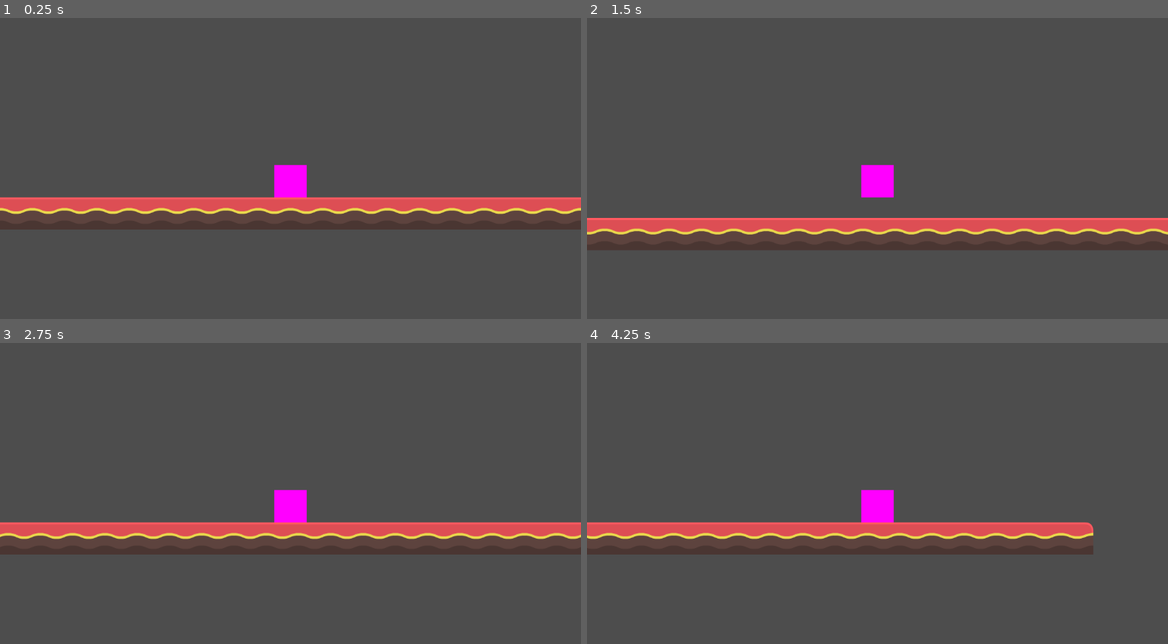
Above: before the commit, frames 1-4 (two rows, left to right).
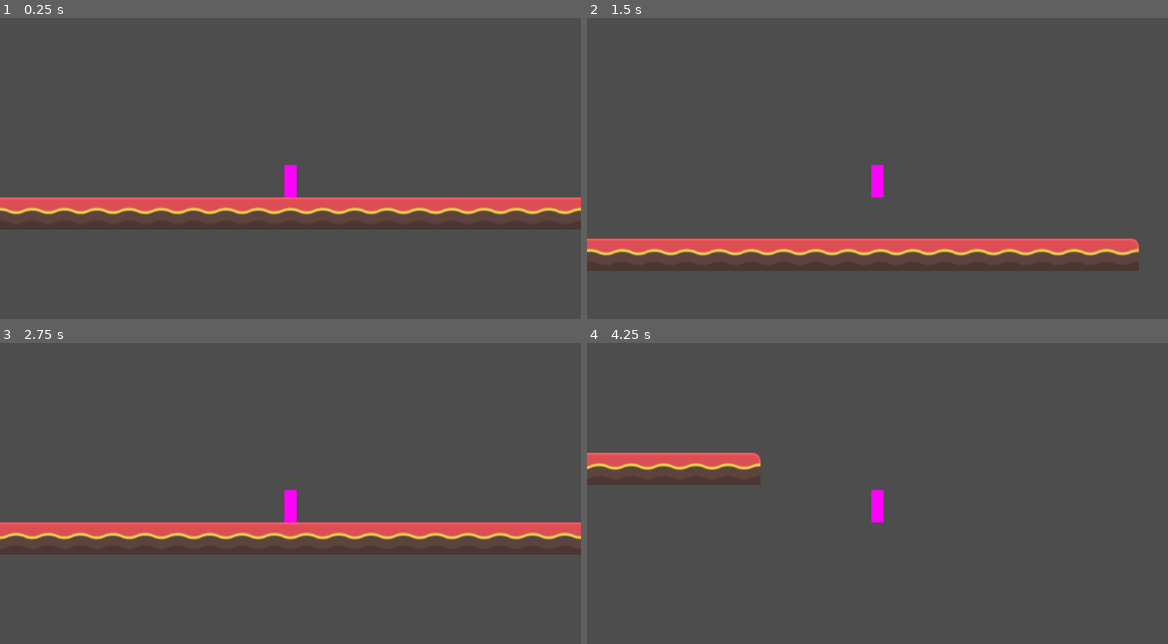
Above: after the commit, the same moments.

Repository: TheKizzyDev/GodotWildJam62
Game: Godot game, scene res://main.tscn
Same seed, same stepped clock (60 frames per second), same inputs: the game is played once before the commit and once after it.
Inputs:
- Up to frame 1 (0.25 s): no input
- Up to frame 2 (1.5 s): tap Enter at 0.5 s; hold D (move_right) from 0.53 s (still down); tap Space (jump) at 0.77 s
- Up to frame 3 (2.75 s): tap Space (jump) at 1.52 s; release D (move_right) at 2.03 s; hold A (move_left) from 2.03 s (still down)
- Up to frame 4 (4.25 s): release A (move_left) at 2.78 s; hold D (move_right) from 2.78 s (still down); tap Space (jump) at 3.02, 3.77 s

The runs differ from the first frame. In frame 1, 0.7% of the frame differs, in the area x 0-100%, y 48-66%; in frame 2, 13%, in the area x 0-100%, y 48-85%; in frame 3, 1.9%; in frame 4, 9.2%.

Commit message:
Adjust placeholder art to match 32x32 dimensions.

Diff:
--- a/main.tscn
+++ b/main.tscn
@@ -1,66 +1,56 @@
 [gd_scene load_steps=5 format=3 uid="uid://cagkwvjhqt74q"]
 
 [ext_resource type="PackedScene" uid="uid://b5qco31hfuv3q" path="res://player.tscn" id="1_qrxw1"]
-[ext_resource type="Texture2D" uid="uid://dtqoxcf1kbq0j" path="res://art/tilesheet_complete.png" id="2_xmx1w"]
+[ext_resource type="Texture2D" uid="uid://di32xblwf2a8b" path="res://art/tilesheet_complete_32x32.png" id="2_4nrwd"]
 
-[sub_resource type="TileSetAtlasSource" id="TileSetAtlasSource_2qvve"]
-texture = ExtResource("2_xmx1w")
-texture_region_size = Vector2i(64, 64)
+[sub_resource type="TileSetAtlasSource" id="TileSetAtlasSource_13fu3"]
+texture = ExtResource("2_4nrwd")
+texture_region_size = Vector2i(32, 32)
 0:0/0 = 0
 0:0/0/physics_layer_0/linear_velocity = Vector2(0, 0)
 0:0/0/physics_layer_0/angular_velocity = 0.0
 1:0/0 = 0
 1:0/0/physics_layer_0/linear_velocity = Vector2(0, 0)
 1:0/0/physics_layer_0/angular_velocity = 0.0
-1:0/0/physics_layer_0/polygon_0/points = PackedVector2Array(-32, -22.5, -23.25, -32, 32, -32, 32, 32, -32, 32)
+1:0/0/physics_layer_0/polygon_0/points = PackedVector2Array(-11.75, -16, 16, -16, 16, 16, -16, 16, -16, -12)
 2:0/0 = 0
 2:0/0/physics_layer_0/linear_velocity = Vector2(0, 0)
 2:0/0/physics_layer_0/angular_velocity = 0.0
-2:0/0/physics_layer_0/polygon_0/points = PackedVector2Array(-32, -32, 32, -32, 32, 32, -32, 32)
+2:0/0/physics_layer_0/polygon_0/points = PackedVector2Array(-16, -16, 16, -16, 16, 16, -16, 16)
 3:0/0 = 0
 3:0/0/physics_layer_0/linear_velocity = Vector2(0, 0)
 3:0/0/physics_layer_0/angular_velocity = 0.0
-3:0/0/physics_layer_0/polygon_0/points = PackedVector2Array(-32, -32, 32, -32, 32, 32, -32, 32)
+3:0/0/physics_layer_0/polygon_0/points = PackedVector2Array(-16, -16, 11, -16, 16, -12.25, 16, 16, -16, 16)
 4:0/0 = 0
 4:0/0/physics_layer_0/linear_velocity = Vector2(0, 0)
 4:0/0/physics_layer_0/angular_velocity = 0.0
-4:0/0/physics_layer_0/polygon_0/points = PackedVector2Array(-32, -32, 32, -32, 32, 32, -32, 32)
 5:0/0 = 0
 5:0/0/physics_layer_0/linear_velocity = Vector2(0, 0)
 5:0/0/physics_layer_0/angular_velocity = 0.0
-5:0/0/physics_layer_0/polygon_0/points = PackedVector2Array(-32, -32, 32, -32, 32, 32, -32, 32)
 6:0/0 = 0
 6:0/0/physics_layer_0/linear_velocity = Vector2(0, 0)
 6:0/0/physics_layer_0/angular_velocity = 0.0
-6:0/0/physics_layer_0/polygon_0/points = PackedVector2Array(-32, -32, 32, -32, 32, 32, -32, 32)
 7:0/0 = 0
 7:0/0/physics_layer_0/linear_velocity = Vector2(0, 0)
 7:0/0/physics_layer_0/angular_velocity = 0.0
-7:0/0/physics_layer_0/polygon_0/points = PackedVector2Array(-32, -32, 32, -32, 32, 32, -32, 32)
 8:0/0 = 0
 8:0/0/physics_layer_0/linear_velocity = Vector2(0, 0)
 8:0/0/physics_layer_0/angular_velocity = 0.0
-8:0/0/physics_layer_0/polygon_0/points = PackedVector2Array(-32, -32, 32, -32, 32, 32, -32, 32)
 9:0/0 = 0
 9:0/0/physics_layer_0/linear_velocity = Vector2(0, 0)
 9:0/0/physics_layer_0/angular_velocity = 0.0
-9:0/0/physics_layer_0/polygon_0/points = PackedVector2Array(-32, -32, 32, -32, 32, 32, -32, 32)
 10:0/0 = 0
 10:0/0/physics_layer_0/linear_velocity = Vector2(0, 0)
 10:0/0/physics_layer_0/angular_velocity = 0.0
-10:0/0/physics_layer_0/polygon_0/points = PackedVector2Array(-32, -32, 32, -32, 32, 32, -32, 32)
 11:0/0 = 0
 11:0/0/physics_layer_0/linear_velocity = Vector2(0, 0)
 11:0/0/physics_layer_0/angular_velocity = 0.0
-11:0/0/physics_layer_0/polygon_0/points = PackedVector2Array(-32, -32, 32, -32, 32, 32, -32, 32)
 12:0/0 = 0
 12:0/0/physics_layer_0/linear_velocity = Vector2(0, 0)
 12:0/0/physics_layer_0/angular_velocity = 0.0
-12:0/0/physics_layer_0/polygon_0/points = PackedVector2Array(-32, -32, 32, -32, 32, 32, -32, 32)
 13:0/0 = 0
 13:0/0/physics_layer_0/linear_velocity = Vector2(0, 0)
 13:0/0/physics_layer_0/angular_velocity = 0.0
-13:0/0/physics_layer_0/polygon_0/points = PackedVector2Array(-32, -32, 32, -32, 32, 32, -32, 32)
 14:0/0 = 0
 14:0/0/physics_layer_0/linear_velocity = Vector2(0, 0)
 14:0/0/physics_layer_0/angular_velocity = 0.0
@@ -91,23 +81,18 @@
 1:1/0 = 0
 1:1/0/physics_layer_0/linear_velocity = Vector2(0, 0)
 1:1/0/physics_layer_0/angular_velocity = 0.0
-1:1/0/physics_layer_0/polygon_0/points = PackedVector2Array(32, -32, 32, 32, -32, 32)
 2:1/0 = 0
 2:1/0/physics_layer_0/linear_velocity = Vector2(0, 0)
 2:1/0/physics_layer_0/angular_velocity = 0.0
-2:1/0/physics_layer_0/polygon_0/points = PackedVector2Array(-32, -32, 32, 32, -32, 32)
 3:1/0 = 0
 3:1/0/physics_layer_0/linear_velocity = Vector2(0, 0)
 3:1/0/physics_layer_0/angular_velocity = 0.0
-3:1/0/physics_layer_0/polygon_0/points = PackedVector2Array(32, -32, 32, 32, -32, 32)
 4:1/0 = 0
 4:1/0/physics_layer_0/linear_velocity = Vector2(0, 0)
 4:1/0/physics_layer_0/angular_velocity = 0.0
-4:1/0/physics_layer_0/polygon_0/points = PackedVector2Array(-32, -32, 32, 32, -32, 32)
 5:1/0 = 0
 5:1/0/physics_layer_0/linear_velocity = Vector2(0, 0)
 5:1/0/physics_layer_0/angular_velocity = 0.0
-5:1/0/physics_layer_0/polygon_0/points = PackedVector2Array(-32, -32, -7.25, -32, 2.75, -23, 2.75, 21, -11.75, 18, -32, 14)
 6:1/0 = 0
 6:1/0/physics_layer_0/linear_velocity = Vector2(0, 0)
 6:1/0/physics_layer_0/angular_velocity = 0.0
@@ -815,10 +800,10 @@
 21:11/0/physics_layer_0/angular_velocity = 0.0
 
 [sub_resource type="TileSet" id="TileSet_gf1ak"]
-tile_size = Vector2i(64, 64)
+tile_size = Vector2i(32, 32)
 physics_layer_0/collision_layer = 8
 physics_layer_0/collision_mask = 0
-sources/0 = SubResource("TileSetAtlasSource_2qvve")
+sources/1 = SubResource("TileSetAtlasSource_13fu3")
 
 [node name="main" type="Node2D"]
 
@@ -826,8 +811,9 @@
 collision_mask = 15
 
 [node name="Camera2D" type="Camera2D" parent="Player2D"]
+zoom = Vector2(2, 2)
 
 [node name="TileMap_Placeholder" type="TileMap" parent="."]
 tile_set = SubResource("TileSet_gf1ak")
 format = 2
-layer_0/tile_data = PackedInt32Array(131069, 131072, 0, 131070, 131072, 0, 131071, 131072, 0, 65536, 131072, 0, 65537, 131072, 0, 65538, 131072, 0, 65539, 131072, 0, 65540, 131072, 0, 65541, 131072, 0, 65542, 131072, 0, 65543, 131072, 0, 65544, 131072, 0, 65545, 131072, 0, 65546, 131072, 0, 65547, 131072, 0, 65548, 131072, 0, 65549, 131072, 0, 65550, 131072, 0, 65551, 131072, 0, 131068, 131072, 0, 131067, 131072, 0, 131066, 131072, 0, 131065, 131072, 0, 131064, 131072, 0, 131063, 131072, 0, 131062, 131072, 0, 131061, 131072, 0, 131060, 131072, 0, 131059, 131072, 0, 65552, 196608, 0, 131058, 65536, 0)
+layer_0/tile_data = PackedInt32Array(131069, 131073, 0, 131070, 131073, 0, 131071, 131073, 0, 65536, 131073, 0, 65537, 131073, 0, 65538, 131073, 0, 65539, 131073, 0, 65540, 131073, 0, 65541, 131073, 0, 65542, 131073, 0, 65543, 131073, 0, 65544, 131073, 0, 65545, 131073, 0, 65546, 131073, 0, 65547, 131073, 0, 65548, 131073, 0, 65549, 131073, 0, 65550, 131073, 0, 65551, 131073, 0, 131068, 131073, 0, 131067, 131073, 0, 131066, 131073, 0, 131065, 131073, 0, 131064, 131073, 0, 131063, 131073, 0, 131062, 131073, 0, 131061, 131073, 0, 131060, 131073, 0, 131059, 131073, 0, 65552, 196609, 0, 131058, 65537, 0)
--- a/player.tscn
+++ b/player.tscn
@@ -3,10 +3,10 @@
 [ext_resource type="Script" path="res://scripts/player.gd" id="1_eck68"]
 
 [sub_resource type="RectangleShape2D" id="RectangleShape2D_vgsx4"]
-size = Vector2(64, 64)
+size = Vector2(12, 32)
 
 [sub_resource type="PlaceholderTexture2D" id="PlaceholderTexture2D_otdor"]
-size = Vector2(64, 64)
+size = Vector2(12, 32)
 
 [node name="Player2D" type="CharacterBody2D"]
 script = ExtResource("1_eck68")
Binary file removed: art/tilesheet_complete.png
Binary file added: art/tilesheet_complete_32x32.png
Not shown, changed: art/tilesheet_complete_32x32.png.import
